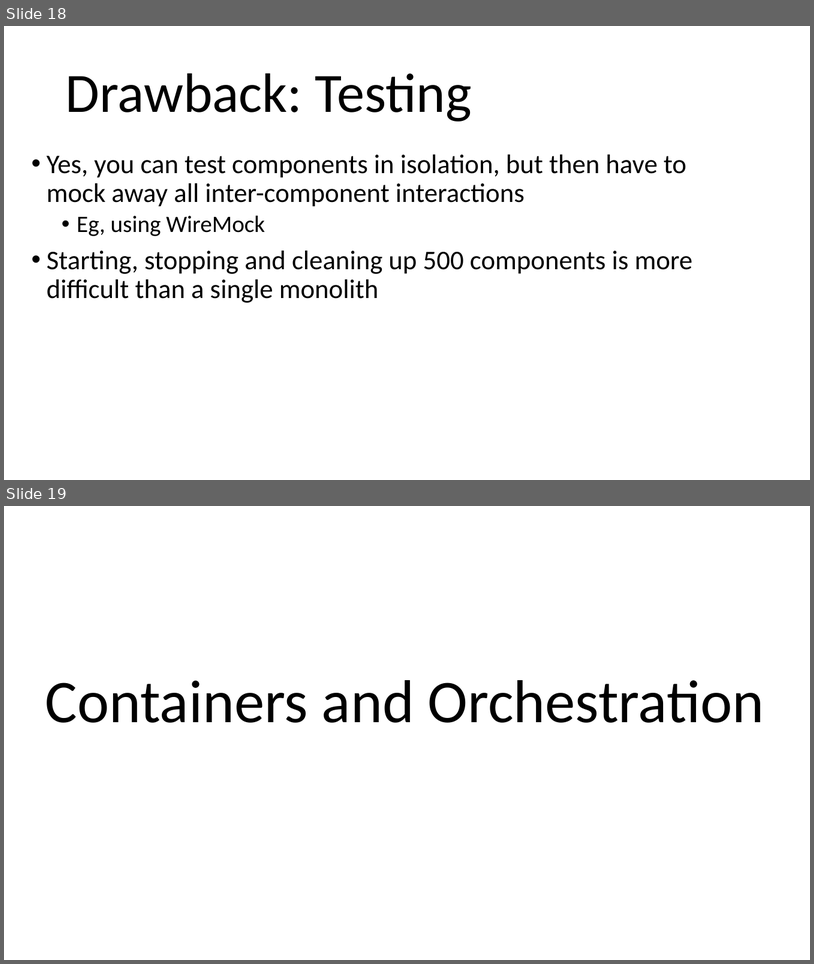
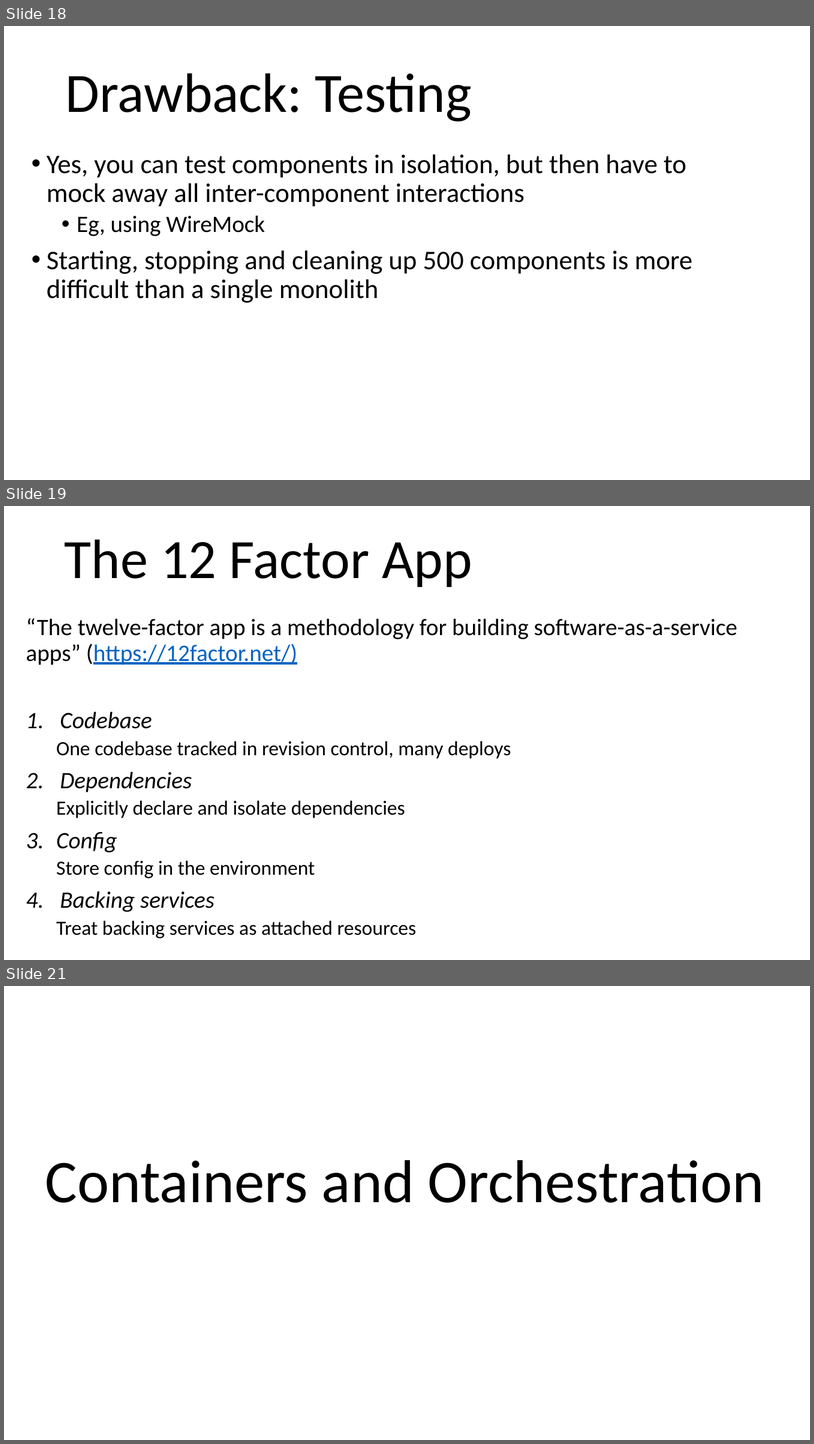
Before and after one commit to arcuri82/testing_security_development_enterprise_systems, a slide deck: doc/advanced/slides/lesson_10.pptx. Shown one above the other, each under a label of ours: slides 18 and 19 before the commit, slides 18, 19 and 21 after it; the slides between them are not shown. The pictures are 814x964 and 814x1444 pixels, drawn with LibreOffice and Linux fonts; fonts in the diff are those of the drawing. Boxes give left, top, right and bottom in pixels: in the first picture for what was removed or moved away, otherwise in the second. Text is boxed around its words. In the diff, an @@ line names an element or a change of style, - is before the commit and + after.

```diff
--- a/doc/advanced/slides/lesson_10.pptx
+++ b/doc/advanced/slides/lesson_10.pptx
@@ slide 19 added at (4,506,810,960), background #FFFFFF @@
@@ title added at (65,540,472,587), 66 pt, text #000000 @@
+The 12 Factor App
@@ text added at (26,618,738,938), 24 pt, text #000000 @@
+“The twelve-factor app is a methodology for building software-as-a-service apps” (https://12factor.net/)
+1. Codebase
+  One codebase tracked in revision control, many deploys
+2. Dependencies
+  Explicitly declare and isolate dependencies
+3. Config
+  Store config in the environment
+4. Backing services
+  Treat backing services as attached resources
@@ what was slide 19 is now slide 21 @@
```
Also in this commit, not shown: 3 other slides added, 2 other files.
